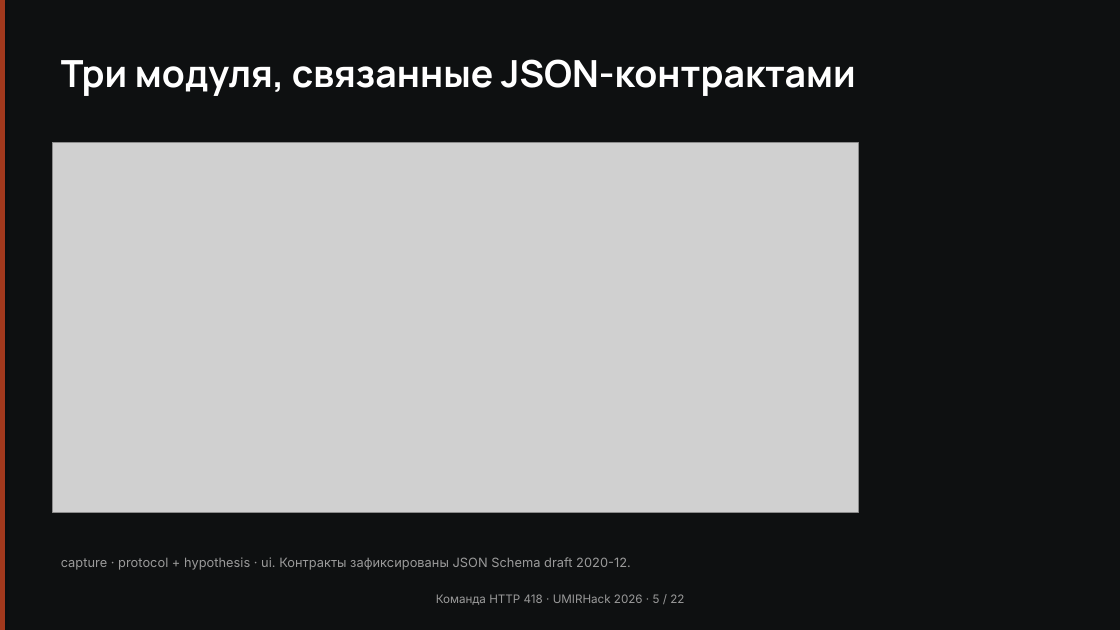
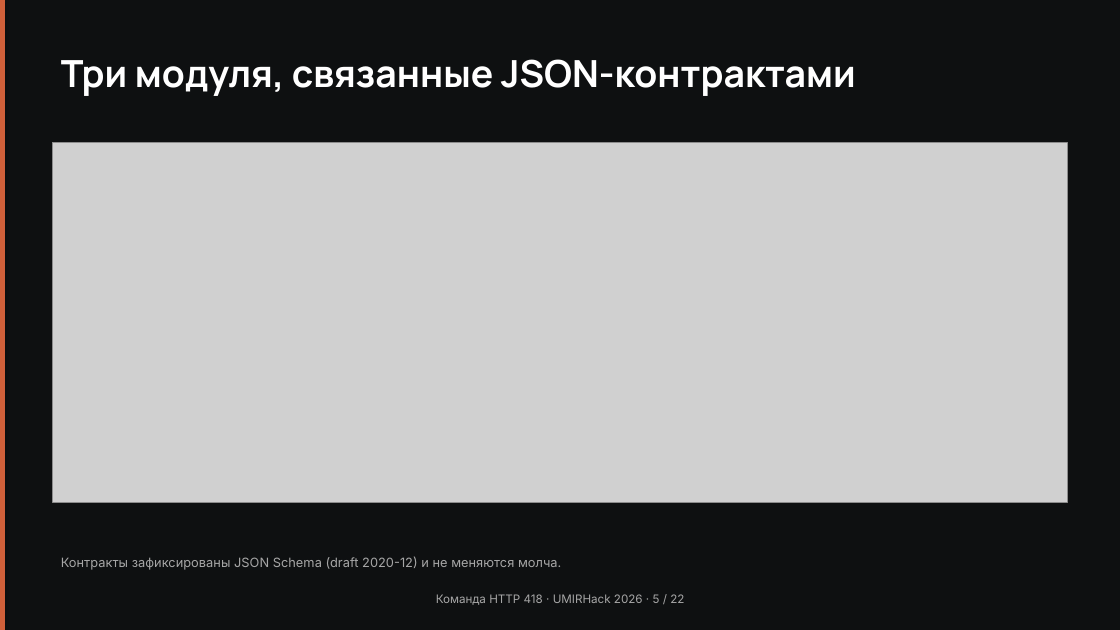
Before and after one commit to Pavel1778/madrigal-protocol-lab, a slide deck: slide 5 of presentation/slides.pptx. Drawn at 1120x630 pixels with LibreOffice and Linux fonts; fonts in the diff are those of the drawing; grey boxes stand for pictures. Boxes give left, top, right and bottom in pixels: in the first picture for what was removed or moved away, otherwise in the second. Text is boxed around its words. In the diff, an @@ line names an element or a change of style, - is before the commit and + after.

```diff
--- a/presentation/slides.pptx
+++ b/presentation/slides.pptx
@@ rectangle at (0, 0, 5, 630): fill #A2391D to #D0603A @@
@@ picture: place and size @@
-picture at (52, 143, 858, 513)
+picture at (52, 143, 1067, 502)
@@ text at (61, 556, 561, 570): text changed; text colour #9A9A9A to #A6A6A6 @@
-capture · protocol + hypothesis · ui. Контракты зафиксированы JSON Schema draft 2020-12.
+Контракты зафиксированы JSON Schema (draft 2020-12) и не меняются молча.
```
Also in this commit, not shown: 21 other slides changed, 38 other files.
